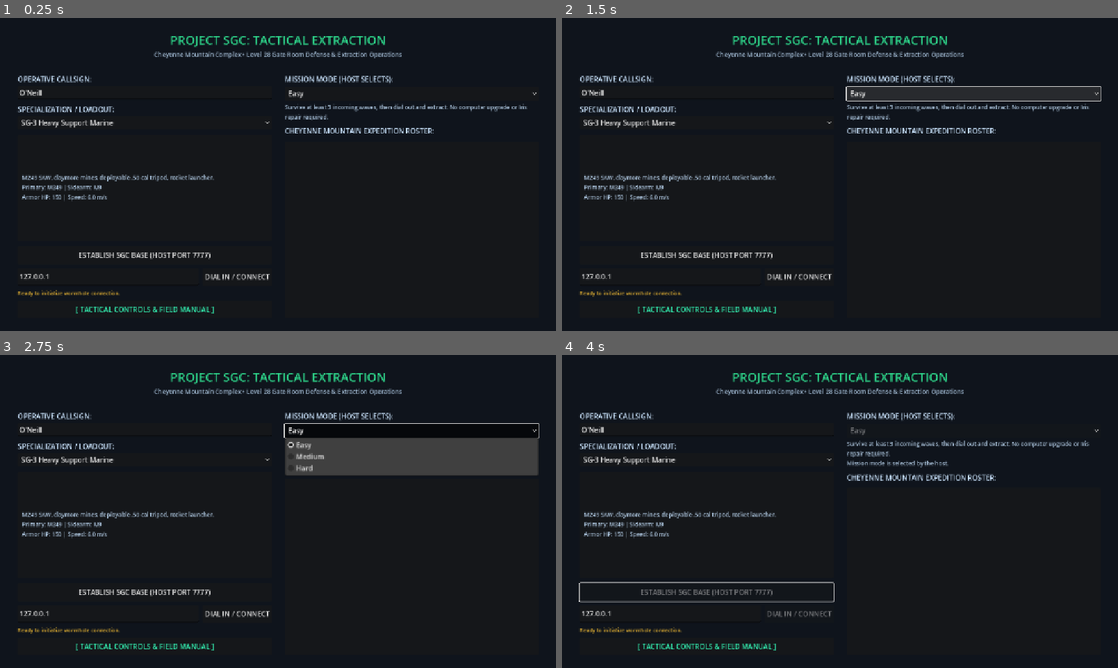
Above: before the commit, frames 1-4 (two rows, left to right).
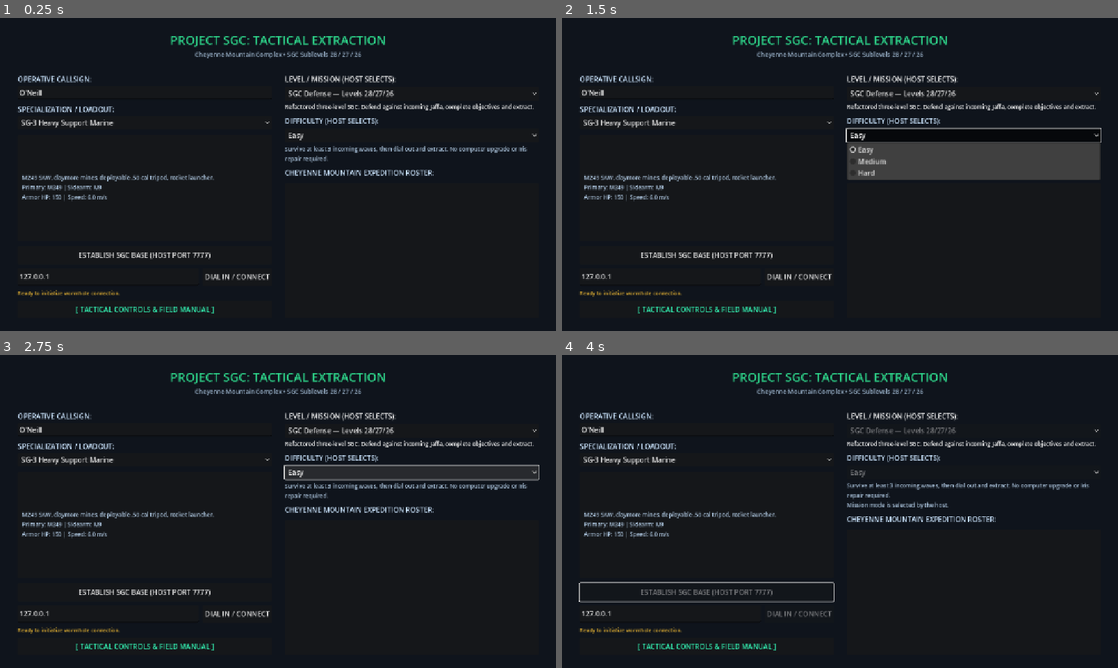
Above: after the commit, the same moments.

Repository: flaxos/Team-Discovery-Channel
Game: Godot game, scene res://scenes/main/Main.tscn
Two runs of this game, one before a commit and one after it. Both use one fixed random seed, a clock stepped at 60 frames per second and the inputs below.
Inputs (mouse positions are in pixels of both pictures, inside the frame that each line leads up to):
- Up to frame 1 (0.25 s): no input
- Up to frame 2 (1.5 s): click (973, 93) at 0.5 s, where only the run after the commit has a clickable "SGC Defense — Levels 28/27/26"; click "Easy" at 1.25 s
- Up to frame 3 (2.75 s): click "Easy" at 2 s
- Up to frame 4 (4 s): click "SG-3 Heavy Support Marine" at 2.75 s; click "ESTABLISH SGC BASE (HOST PORT…" at 3.5 s

The runs differ from the first frame. In frame 1, 3.1% of the frame differs, in the area x 27-97%, y 10-51%; in frame 2, 8.2%, in the area x 27-97%, y 10-52%; in frame 3, 6.9%; in frame 4, 3.4%.

Commit message:
Add host mission selection and quiet SGC UAT base

Diff:
--- a/client/scenes/main/Lobby.tscn
+++ b/client/scenes/main/Lobby.tscn
@@ -51,7 +51,7 @@
 layout_mode = 2
 theme_override_colors/font_color = Color(0.65, 0.75, 0.85, 1)
 theme_override_font_sizes/font_size = 14
-text = "Cheyenne Mountain Complex • Level 28 Gate Room Defense & Extraction Operations"
+text = "Cheyenne Mountain Complex • SGC Sublevels 28 / 27 / 26"
 horizontal_alignment = 1
 
 [node name="HSeparator" type="HSeparator" parent="MarginContainer/MainVBox"]
@@ -158,6 +158,24 @@
 size_flags_horizontal = 3
 theme_override_constants/separation = 12
 
+[node name="MissionSection" type="VBoxContainer" parent="MarginContainer/MainVBox/ColumnsHBox/RightCol"]
+layout_mode = 2
+theme_override_constants/separation = 6
+
+[node name="MissionLabel" type="Label" parent="MarginContainer/MainVBox/ColumnsHBox/RightCol/MissionSection"]
+layout_mode = 2
+text = "LEVEL / MISSION (HOST SELECTS):"
+
+[node name="MissionOptionButton" type="OptionButton" parent="MarginContainer/MainVBox/ColumnsHBox/RightCol/MissionSection"]
+unique_name_in_owner = true
+layout_mode = 2
+
+[node name="MissionDescriptionLabel" type="Label" parent="MarginContainer/MainVBox/ColumnsHBox/RightCol/MissionSection"]
+unique_name_in_owner = true
+layout_mode = 2
+theme_override_font_sizes/font_size = 13
+autowrap_mode = 2
+
 [node name="DifficultySection" type="VBoxContainer" parent="MarginContainer/MainVBox/ColumnsHBox/RightCol"]
 layout_mode = 2
 theme_override_constants/separation = 6
@@ -165,7 +183,7 @@
 [node name="DifficultyLabel" type="Label" parent="MarginContainer/MainVBox/ColumnsHBox/RightCol/DifficultySection"]
 layout_mode = 2
 theme_override_colors/font_color = Color(0.8, 0.9, 1, 1)
-text = "MISSION MODE (HOST SELECTS):"
+text = "DIFFICULTY (HOST SELECTS):"
 
 [node name="DifficultyOptionButton" type="OptionButton" parent="MarginContainer/MainVBox/ColumnsHBox/RightCol/DifficultySection"]
 unique_name_in_owner = true
@@ -193,7 +211,7 @@
 custom_minimum_size = Vector2(0, 50)
 layout_mode = 2
 theme_override_colors/font_color = Color(1, 1, 1, 1)
-text = "OPEN IRIS • ENGAGE STARGATE • COMMENCE MISSION"
+text = "LAUNCH SELECTED MISSION"
 
 [node name="KeybindingsModal" parent="." instance=ExtResource("2_kb01")]
 visible = false
--- /dev/null
+++ b/client/scenes/main/SGCUATBase.tscn
@@ -0,0 +1,6 @@
+[gd_scene load_steps=2 format=3]
+
+[ext_resource type="PackedScene" path="res://scenes/main/GateRoom.tscn" id="1_sgc"]
+
+[node name="GateRoom" instance=ExtResource("1_sgc")]
+mission_id = "sgc_uat"
--- a/client/scripts/net/NetworkManager.gd
+++ b/client/scripts/net/NetworkManager.gd
@@ -17,6 +17,7 @@
 signal mission_peer_ready(peer_id: int)
 signal mission_settings_changed(difficulty: int)
 signal mission_restart_preparing()
+signal mission_selection_changed(mission_id: String)
 
 const DEFAULT_PORT: int = 7777
 const MAX_PLAYERS: int = 4
@@ -29,6 +30,13 @@
 	"Survive at least 3 incoming waves and upgrade the dialing computer with the clean Lab ROM, then dial out.",
 	"Survive at least 3 incoming waves, upgrade the dialing computer and repair the Iris under fire, then dial out."
 ]
+
+const MISSION_SGC_DEFENSE: String = "sgc_defense"
+const MISSION_SGC_UAT: String = "sgc_uat"
+const MISSIONS: Dictionary = {
+	MISSION_SGC_DEFENSE: {"name": "SGC Defense — Levels 28/27/26", "description": "Refactored three-level SGC. Defend against incoming Jaffa, complete objectives and extract.", "scene": "res://scenes/main/GateRoom.tscn"},
+	MISSION_SGC_UAT: {"name": "SGC UAT Base — No Hostile Activation", "description": "Explore the same three-level SGC with lifts, stairs, props and friendly personnel. No automatic hostile gate activations or enemy waves.", "scene": "res://scenes/main/SGCUATBase.tscn"}
+}
 
 const CLASS_SG3_HEAVY: String = "sg3_heavy"
 const CLASS_CARTER_TECH: String = "carter_tech"
@@ -83,6 +91,7 @@
 var local_peer_id: int = 1
 var selected_class_id: String = CLASS_SG3_HEAVY
 var player_name: String = "O'Neill"
+var selected_mission_id: String = MISSION_SGC_DEFENSE
 var mission_difficulty: int = DIFFICULTY_EASY
 var mission_started: bool = false
 var restart_pending: bool = false
@@ -165,6 +174,12 @@
 					if CLASS_PROFILES.has(c_candidate):
 						selected_class_id = c_candidate
 						result["class"] = selected_class_id
+			"--mission":
+				if i + 1 < args.size() and not args[i + 1].begins_with("--"):
+					i += 1
+					if MISSIONS.has(args[i]):
+						selected_mission_id = args[i]
+						result["mission"] = selected_mission_id
 			"--difficulty":
 				if i + 1 < args.size() and not args[i + 1].begins_with("--"):
 					i += 1
@@ -258,6 +273,8 @@
 	restart_pending = false
 	if reset_settings:
 		mission_difficulty = DIFFICULTY_EASY
+		selected_mission_id = MISSION_SGC_DEFENSE
+		mission_selection_changed.emit(selected_mission_id)
 	mission_settings_changed.emit(mission_difficulty)
 
 
@@ -285,18 +302,21 @@
 ## Include the selected mode in the transition RPC: every peer applies it before loading gameplay.
 func request_start_game() -> void:
 	if is_server and not mission_started:
-		start_game.rpc(mission_difficulty)
+		start_game.rpc(mission_difficulty, selected_mission_id)
 
 
 @rpc("authority", "call_local", "reliable")
-func start_game(tier: int = -1) -> void:
+func start_game(tier: int = -1, mission_id: String = "") -> void:
+	if mission_id != "" and not MISSIONS.has(mission_id): return
 	if mission_started:
 		return
 	if tier != -1:
 		if tier < DIFFICULTY_EASY or tier > DIFFICULTY_HARD:
 			return
 		mission_difficulty = tier
+	if mission_id != "": selected_mission_id = mission_id
 	mission_started = true
+	mission_selection_changed.emit(selected_mission_id)
 	mission_settings_changed.emit(mission_difficulty)
 	game_started.emit()
 
@@ -324,9 +344,9 @@
 	if not restart_pending or not mission_started or not is_server or session != _peer:
 		return
 	if is_in_active_session():
-		restart_game.rpc(tier)
+		restart_game.rpc(tier, selected_mission_id)
 	else:
-		restart_game(tier)
+		restart_game(tier, selected_mission_id)
 
 
 @rpc("authority", "call_local", "reliable")
@@ -336,10 +356,13 @@
 
 
 @rpc("authority", "call_local", "reliable")
-func restart_game(tier: int) -> void:
+func restart_game(tier: int, mission_id: String = "") -> void:
+	if mission_id != "" and not MISSIONS.has(mission_id): return
 	restart_pending = false
 	if not mission_started or tier < DIFFICULTY_EASY or tier > DIFFICULTY_HARD:
 		return
+	if mission_id != "": selected_mission_id = mission_id
+	mission_selection_changed.emit(selected_mission_id)
 	mission_difficulty = tier
 	mission_settings_changed.emit(tier)
 	game_started.emit()
@@ -363,11 +386,12 @@
 	if is_server:
 		if multiplayer.has_multiplayer_peer() and sender_id != multiplayer.get_unique_id():
 			sync_mission_settings.rpc_id(sender_id, mission_difficulty)
+			sync_mission_selection.rpc_id(sender_id, selected_mission_id)
 		for id: int in peers:
 			if id != sender_id:
 				sync_peer_info.rpc_id(sender_id, id, peers[id]["name"], peers[id]["class_id"])
 		if mission_started and sender_id != 1:
-			start_game.rpc_id(sender_id, mission_difficulty)
+			start_game.rpc_id(sender_id, mission_difficulty, selected_mission_id)
 
 
 @rpc("authority", "call_remote", "reliable")
@@ -460,3 +484,18 @@
 
 func _mission_peer_visible(id: int) -> bool:
 	return id == 1 or mission_ready_peers.has(id)
+
+
+func set_mission(mission_id: String) -> bool:
+	if not MISSIONS.has(mission_id) or mission_started: return false
+	if is_in_active_session() and not is_server: return false
+	selected_mission_id = mission_id
+	mission_selection_changed.emit(mission_id)
+	if is_in_active_session() and is_server: sync_mission_selection.rpc(mission_id)
+	return true
+
+@rpc("authority", "call_remote", "reliable")
+func sync_mission_selection(mission_id: String) -> void:
+	if not MISSIONS.has(mission_id) or mission_started: return
+	selected_mission_id = mission_id
+	mission_selection_changed.emit(mission_id)
--- a/client/scripts/ui/Lobby.gd
+++ b/client/scripts/ui/Lobby.gd
@@ -2,6 +2,9 @@
 extends Control
 ## SGC Mission Briefing Terminal & Netcode Lobby UI.
 ## Handles Host/Join actions, operative class selection, and squad roster updates.
+
+@onready var mission_option_button: OptionButton = %MissionOptionButton
+@onready var mission_description_label: Label = %MissionDescriptionLabel
 
 @onready var player_name_edit: LineEdit = %PlayerNameEdit
 @onready var class_option_button: OptionButton = %ClassOptionButton
@@ -25,6 +28,7 @@
 	Input.mouse_mode = Input.MOUSE_MODE_VISIBLE
 	_setup_class_options()
 	_setup_difficulty_options()
+	_setup_mission_options()
 	_connect_network_signals()
 	_update_ui_state()
 
@@ -33,6 +37,7 @@
 	join_button.pressed.connect(_on_join_pressed)
 	start_game_button.pressed.connect(_on_start_game_pressed)
 	class_option_button.item_selected.connect(_on_class_selected)
+	mission_option_button.item_selected.connect(_on_mission_selected)
 	difficulty_option_button.item_selected.connect(_on_difficulty_selected)
 	player_name_edit.text_changed.connect(_on_name_changed)
 	if keybindings_button != null:
@@ -71,6 +76,7 @@
 	var net: SGCNetworkManager = get_node_or_null("/root/NetworkManager") as SGCNetworkManager
 	var tier: int = net.mission_difficulty if net != null else SGCNetworkManager.DIFFICULTY_EASY
 	difficulty_option_button.select(tier)
+	difficulty_option_button.get_parent().visible = net == null or net.selected_mission_id != SGCNetworkManager.MISSION_SGC_UAT
 	difficulty_description_label.text = SGCNetworkManager.DIFFICULTY_DESCRIPTIONS[tier]
 	if net != null and net.is_in_active_session() and not net.is_server:
 		difficulty_description_label.text += "\nMission mode is selected by the host."
@@ -108,6 +114,7 @@
 	_network_manager = get_node_or_null("/root/NetworkManager") as SGCNetworkManager
 	if _network_manager == null:
 		return
+	_network_manager.mission_selection_changed.connect(_on_mission_selection_changed)
 	_network_manager.mission_settings_changed.connect(_on_mission_settings_changed)
 	_network_manager.server_started.connect(_on_server_started)
 	_network_manager.connection_succeeded.connect(_on_connection_succeeded)
@@ -120,6 +127,7 @@
 	if not is_instance_valid(_network_manager):
 		return
 	var connections: Array[Dictionary] = [
+		{"signal": _network_manager.mission_selection_changed, "callback": _on_mission_selection_changed},
 		{"signal": _network_manager.mission_settings_changed, "callback": _on_mission_settings_changed},
 		{"signal": _network_manager.server_started, "callback": _on_server_started},
 		{"signal": _network_manager.connection_succeeded, "callback": _on_connection_succeeded},
@@ -235,5 +243,30 @@
 	join_button.disabled = is_connected
 	start_game_button.visible = is_server
 	start_game_button.disabled = not is_server
-	difficulty_option_button.disabled = (is_connected and not is_server) or (net != null and net.mission_started)
-	_sync_difficulty_selection()
+	mission_option_button.disabled = (is_connected and not is_server) or (net != null and net.mission_started)
+	difficulty_option_button.disabled = (is_connected and not is_server) or (net != null and (net.mission_started or net.selected_mission_id == SGCNetworkManager.MISSION_SGC_UAT))
+	_sync_mission_selection()
+	_sync_difficulty_selection()
+
+
+func _setup_mission_options() -> void:
+	mission_option_button.clear()
+	for mission_id: String in SGCNetworkManager.MISSIONS:
+		mission_option_button.add_item(SGCNetworkManager.MISSIONS[mission_id]["name"])
+		mission_option_button.set_item_metadata(mission_option_button.item_count - 1, mission_id)
+	_sync_mission_selection()
+
+func _sync_mission_selection() -> void:
+	var net := get_node_or_null("/root/NetworkManager") as SGCNetworkManager
+	var mission_id := net.selected_mission_id if net != null else SGCNetworkManager.MISSION_SGC_DEFENSE
+	for i in range(mission_option_button.item_count):
+		if mission_option_button.get_item_metadata(i) == mission_id: mission_option_button.select(i)
+	mission_description_label.text = SGCNetworkManager.MISSIONS[mission_id]["description"]
+	start_game_button.text = "LAUNCH UAT BASE" if mission_id == SGCNetworkManager.MISSION_SGC_UAT else "LAUNCH SGC DEFENSE"
+
+func _on_mission_selected(index: int) -> void:
+	if _network_manager != null: _network_manager.set_mission(str(mission_option_button.get_item_metadata(index)))
+	_update_ui_state()
+
+func _on_mission_selection_changed(_mission_id: String) -> void:
+	_update_ui_state()
--- a/client/scripts/world/GateRoom.gd
+++ b/client/scripts/world/GateRoom.gd
@@ -70,6 +70,7 @@
 var is_emergency_active: bool = false
 var emergency_strobe_timer: float = 0.0
 var player_sectors: Dictionary = {}
+@export var mission_id: String = SGCNetworkManager.MISSION_SGC_DEFENSE
 var mission_result: int = -1
 var visited_sectors: Dictionary = {}
 
@@ -184,6 +185,8 @@
 			sector_adjacency[str(c.from_region)].append(str(c.to_region))
 			sector_adjacency[str(c.to_region)].append(str(c.from_region))
 	_setup_sector_shrouds()
+	if mission_id == SGCNetworkManager.MISSION_SGC_UAT and hud != null:
+		hud.update_objective("UAT BASE: EXPLORE SUBLEVELS 28 / 27 / 26 — NO HOSTILE ACTIVATION", Color(0.4, 0.9, 1.0))
 	if multiplayer.has_multiplayer_peer() and not multiplayer.is_server():
 		request_room_snapshot.rpc_id(1)
 
@@ -743,6 +746,9 @@
 
 
 func _start_foothold_defense() -> void:
+	if mission_id == SGCNetworkManager.MISSION_SGC_UAT:
+		if hud != null: hud.update_objective("UAT BASE: EXPLORE SUBLEVELS 28 / 27 / 26 — NO HOSTILE ACTIVATION", Color(0.4, 0.9, 1.0))
+		return
 	if wave_manager == null:
 		return
 	print("GateRoom: STAGING PHASE: Operatives resupply at Armory before incursion...")
@@ -759,6 +765,7 @@
 
 
 func _trigger_base_scramble() -> void:
+	if mission_id == SGCNetworkManager.MISSION_SGC_UAT: return
 	print("GateRoom: KLAXON SOUNDS! RED ALERT! UNSCHEDULED OFFWORLD ACTIVATION!")
 	set_emergency_lights(true)
 
--- a/client/scripts/world/MainGameCoordinator.gd
+++ b/client/scripts/world/MainGameCoordinator.gd
@@ -57,9 +57,12 @@
 		current_lobby.queue_free()
 		current_lobby = null
 
-	var gate_scene := load(GATE_ROOM_SCENE_PATH) as PackedScene
+	var mission_net := get_node_or_null("/root/NetworkManager") as SGCNetworkManager
+	var mission_id := mission_net.selected_mission_id if mission_net != null else SGCNetworkManager.MISSION_SGC_DEFENSE
+	var gate_scene := load(SGCNetworkManager.MISSIONS[mission_id]["scene"]) as PackedScene
 	if gate_scene != null:
 		current_gate_room = gate_scene.instantiate() as Node3D
+		current_gate_room.set("mission_id", mission_id)
 		world_container.add_child(current_gate_room)
 		var net: SGCNetworkManager = get_node_or_null("/root/NetworkManager") as SGCNetworkManager
 		if net != null and net.is_in_active_session() and not net.is_server:
--- a/client/scripts/world/WaveManager.gd
+++ b/client/scripts/world/WaveManager.gd
@@ -71,7 +71,10 @@
 @onready var transport_rings: TransportRings = get_node_or_null("../TransportRings") as TransportRings
 
 
+var hostile_gate_activation_enabled: bool = true
+
 func _ready() -> void:
+	hostile_gate_activation_enabled = get_parent().get("mission_id") != SGCNetworkManager.MISSION_SGC_UAT
 	var net: Node = get_node_or_null("/root/NetworkManager")
 	if net != null and net.get("mission_difficulty") != null:
 		difficulty = clampi(int(net.get("mission_difficulty")), 0, 2) as DifficultyTier
@@ -120,6 +123,7 @@
 
 
 func dialing_block_reason() -> String:
+	if not hostile_gate_activation_enabled: return "UAT BASE: EXPLORE SUBLEVELS 28 / 27 / 26 — NO HOSTILE ACTIVATION"
 	if mission_ended:
 		return "MISSION ENDED"
 	if completed_incursions < target_activations:
@@ -135,6 +139,7 @@
 
 
 func request_outbound() -> bool:
+	if not hostile_gate_activation_enabled: return false
 	if not multiplayer.is_server() or not dialing_block_reason().is_empty():
 		objective_status_changed.emit(dialing_block_reason())
 		return false
@@ -172,6 +177,7 @@
 
 
 func start_wave_defense() -> void:
+	if not hostile_gate_activation_enabled: return
 	if multiplayer.has_multiplayer_peer() and not multiplayer.is_server():
 		return
 	current_wave = 0
@@ -184,6 +190,7 @@
 
 
 func _physics_process(delta: float) -> void:
+	if not hostile_gate_activation_enabled: return
 	if multiplayer.has_multiplayer_peer() and not multiplayer.is_server():
 		return
 
@@ -245,6 +252,7 @@
 
 
 func start_next_wave() -> void:
+	if not hostile_gate_activation_enabled: return
 	if not multiplayer.is_server() or mission_ended or outbound_reserved or is_wave_active:
 		return
 	var gate: StargateRing = _gate()
--- a/client/tests/test_difficulty_menu_and_sync.gd
+++ b/client/tests/test_difficulty_menu_and_sync.gd
@@ -95,6 +95,7 @@
 	client.game_started.connect(func() -> void: client_observed_start = client.mission_difficulty)
 	if not check(host.set_mission_difficulty(2), "Host must select mode before opening lobby"):
 		return
+	check(host.set_mission(SGCNetworkManager.MISSION_SGC_UAT), "Host can choose UAT before hosting")
 	if not check(host.host_game(TEST_PORT) == OK, "Host must bind mode test port"):
 		return
 	if not check(client.join_game("127.0.0.1", TEST_PORT) == OK, "Client must join"):
@@ -115,6 +116,10 @@
 			break
 	if not check(client.mission_difficulty == 1, "Host mode changes must replicate to clients"):
 		return
+	await wait_frames(10)
+	check(client.selected_mission_id == SGCNetworkManager.MISSION_SGC_UAT, "Join receives host mission")
+	check(not client.set_mission(SGCNetworkManager.MISSION_SGC_DEFENSE), "Clients cannot change mission")
+	client.selected_mission_id = SGCNetworkManager.MISSION_SGC_DEFENSE
 	# The start RPC carries the mode even if a client's local cached selection is stale.
 	client.mission_difficulty = 0
 	host.request_start_game()
@@ -124,6 +129,7 @@
 			break
 	if not check(host_observed_start == 1 and client_observed_start == 1, "Both gameplay scenes must observe the host mode before game_started"):
 		return
+	check(client.selected_mission_id == SGCNetworkManager.MISSION_SGC_UAT, "Start RPC repairs stale mission selection")
 	if not check(not host.set_mission_difficulty(2), "In-progress mode cannot be changed"):
 		return
 	var restarts: Array[int] = [0, 0]
@@ -132,6 +138,7 @@
 	if not check(not client.request_restart_game(), "Clients must wait for a host retry"):
 		return
 	client.mission_difficulty = 0
+	client.selected_mission_id = SGCNetworkManager.MISSION_SGC_DEFENSE
 	if not check(host.request_restart_game(), "Host must be able to retry the active mission"):
 		return
 	for i: int in range(120):
@@ -140,6 +147,7 @@
 			break
 	if not check(restarts == [1, 1] and client.mission_difficulty == 1, "Host retry reaches both peers once and preserves selected mode"):
 		return
+	check(client.selected_mission_id == SGCNetworkManager.MISSION_SGC_UAT, "Retry preserves UAT mission")
 	client.disconnect_game()
 	host.disconnect_game()
 	host_root.queue_free()
--- /dev/null
+++ b/client/tests/test_mission_selection_uat.gd
@@ -0,0 +1,85 @@
+extends SceneTree
+
+
+func _init() -> void:
+	call_deferred("run")
+
+
+func frames(count: int) -> void:
+	for i in range(count):
+		await physics_frame
+
+
+func run() -> void:
+	var net := root.get_node("NetworkManager") as SGCNetworkManager
+	assert(
+		(
+			net.parse_cli_arguments(PackedStringArray(["--mission", "sgc_uat"])).get("mission")
+			== SGCNetworkManager.MISSION_SGC_UAT
+		)
+	)
+	net.parse_cli_arguments(PackedStringArray(["--mission", "unknown"]))
+	assert(net.selected_mission_id == SGCNetworkManager.MISSION_SGC_UAT)
+	var main := load("res://scenes/main/Main.tscn").instantiate() as MainGameCoordinator
+	root.add_child(main)
+	await frames(3)
+	var lobby := main.current_lobby as LobbyUI
+	assert(lobby.mission_option_button.item_count == 2)
+	lobby._on_mission_selected(1)
+	assert(net.selected_mission_id == SGCNetworkManager.MISSION_SGC_UAT)
+	assert(lobby.difficulty_option_button.disabled)
+	assert("No automatic hostile" in lobby.mission_description_label.text)
+	for control: Control in [
+		lobby.mission_option_button,
+		lobby.mission_description_label,
+		lobby.host_button,
+		lobby.roster_list,
+		lobby.keybindings_button
+	]:
+		assert(
+			root.get_visible_rect().encloses(control.get_global_rect()),
+			"Mission controls must fit lobby viewport: " + str(control.name)
+		)
+	assert(not net.set_mission("unknown"))
+	assert(net.host_game(0) == OK)
+	lobby._on_start_game_pressed()
+	await frames(3)
+	var room := main.current_gate_room as GateRoom
+	assert(room.mission_id == SGCNetworkManager.MISSION_SGC_UAT)
+	assert(room.scene_file_path == "res://scenes/main/SGCUATBase.tscn")
+	var map := room.get_node("SGCMap") as SGCMap
+	if not map.ready_for_navigation:
+		await map.navigation_ready
+	assert(map.definition.region(&"STAGING").floor_number == 26)
+	assert(room.get_node("Players").get_child_count() == 1)
+	room._trigger_base_scramble()
+	room.wave_manager.start_wave_defense()
+	room.wave_manager.start_next_wave()
+	await frames(1800)
+	assert(room.get_node("Enemies").get_child_count() == 0)
+	assert(not room.wave_manager.defense_started and not room.wave_manager.is_wave_active)
+	assert(room.stargate_mesh.current_state == StargateRing.GateState.INACTIVE)
+	assert(not room.is_emergency_active)
+	assert(net.request_restart_game())
+	await frames(5)
+	room = main.current_gate_room as GateRoom
+	assert(room.mission_id == SGCNetworkManager.MISSION_SGC_UAT)
+	assert(not room.wave_manager.hostile_gate_activation_enabled)
+	# Switch to a fresh defense session and prove its activation path remains enabled.
+	net.multiplayer.multiplayer_peer = OfflineMultiplayerPeer.new()
+	main._clear_gate_room()
+	net.disconnect_game()
+	assert(net.set_mission(SGCNetworkManager.MISSION_SGC_DEFENSE))
+	assert(net.host_game(0) == OK)
+	net.mission_started = true
+	main._load_gate_room()
+	room = main.current_gate_room as GateRoom
+	assert(room.wave_manager.hostile_gate_activation_enabled)
+	room._trigger_base_scramble()
+	assert(room.wave_manager.defense_started)
+	net.multiplayer.multiplayer_peer = OfflineMultiplayerPeer.new()
+	main.queue_free()
+	await frames(3)
+	net.disconnect_game()
+	print("PASS mission menu, real UAT dispatch, 30s quiet gate, retry and defense activation")
+	await preload("res://tests/support/finish.gd").success(self)
Not shown, added: client/tests/test_mission_selection_uat.gd.uid
Not shown, changed: docs/maps/sgc.md
